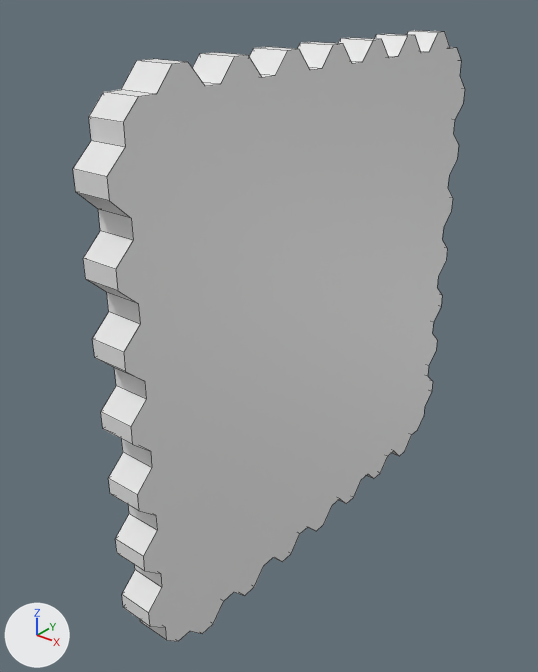
Renders of the FBX model models/decorations/stamp.fbx from each side of a commit.
Both versions are drawn from a 50 mm lens placed at (0.228, -0.326, 0.181), pointed at (-0.018, -0.02, -0.009). Arrows for +X, +Y and +Z are at lower left; the lights stay in place. Mesh edges are drawn as thin lines.
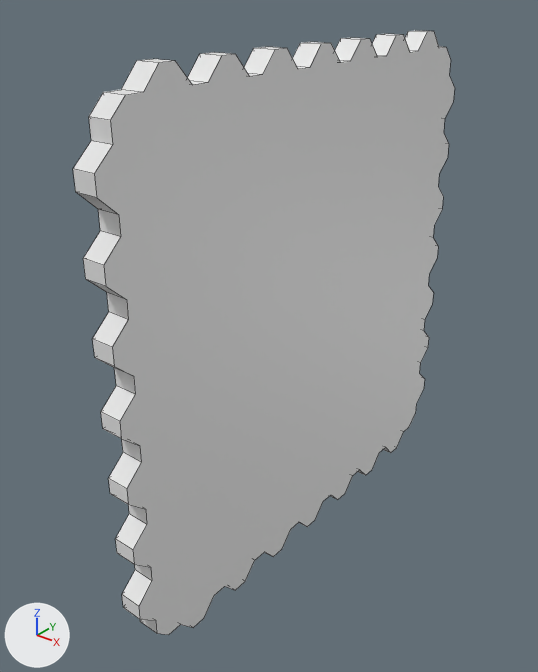
The newer file is also rescaled (x1.567), turned or shifted as a whole; pictures and numbers use the older file's frame.

What changed in the scene script:
```text
Change me_cube_001:
    used by ob_cube; location = (0.0, 0.0, 0.0)
    remove me_cube_001.from_pydata(...)  # 360 vertices, 242 faces; spans x -0.01..0.01, y -0.15..0.15, z -0.15..0.15
    add me_cube_001.from_pydata(...)  # 369 vertices, 257 faces; spans x -0.01..0.003, y -0.15..0.15, z -0.15..0.15
    me_cube_001 part 1
    1 face is deleted
    120 vertices in x 0.01, y -0.15..0.15, z -0.15..0.15 move by (-0.007, 0.0, 0.0)
    9 vertices are added at x -0.01, y -0.069..0.067, z -0.067..0.069
    16 new faces join them, mat_stamp (red #e75141)
```

Boxes [x1, y1, x2, y2] around the edits, measured in the pictures (538 x 672 px):
'Cube', reshaped: before [73, 30, 465, 642]; after [73, 30, 455, 635]
